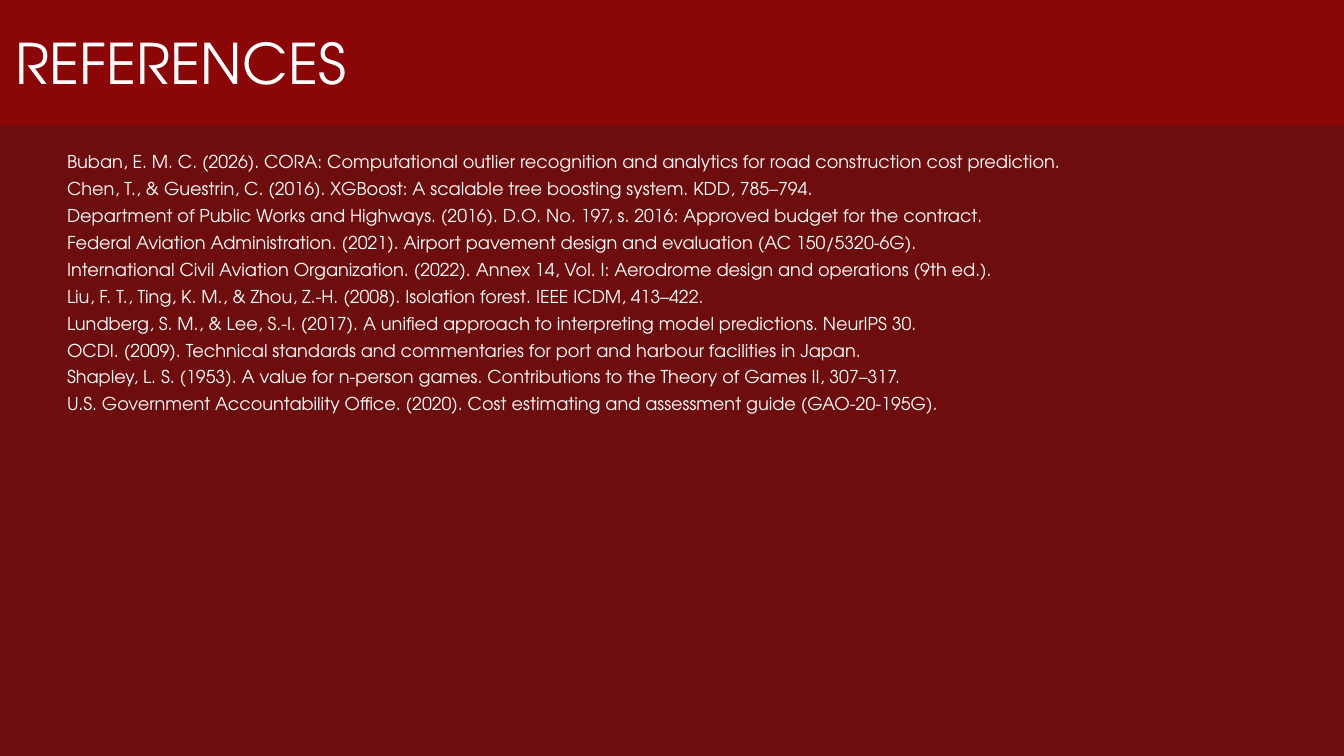
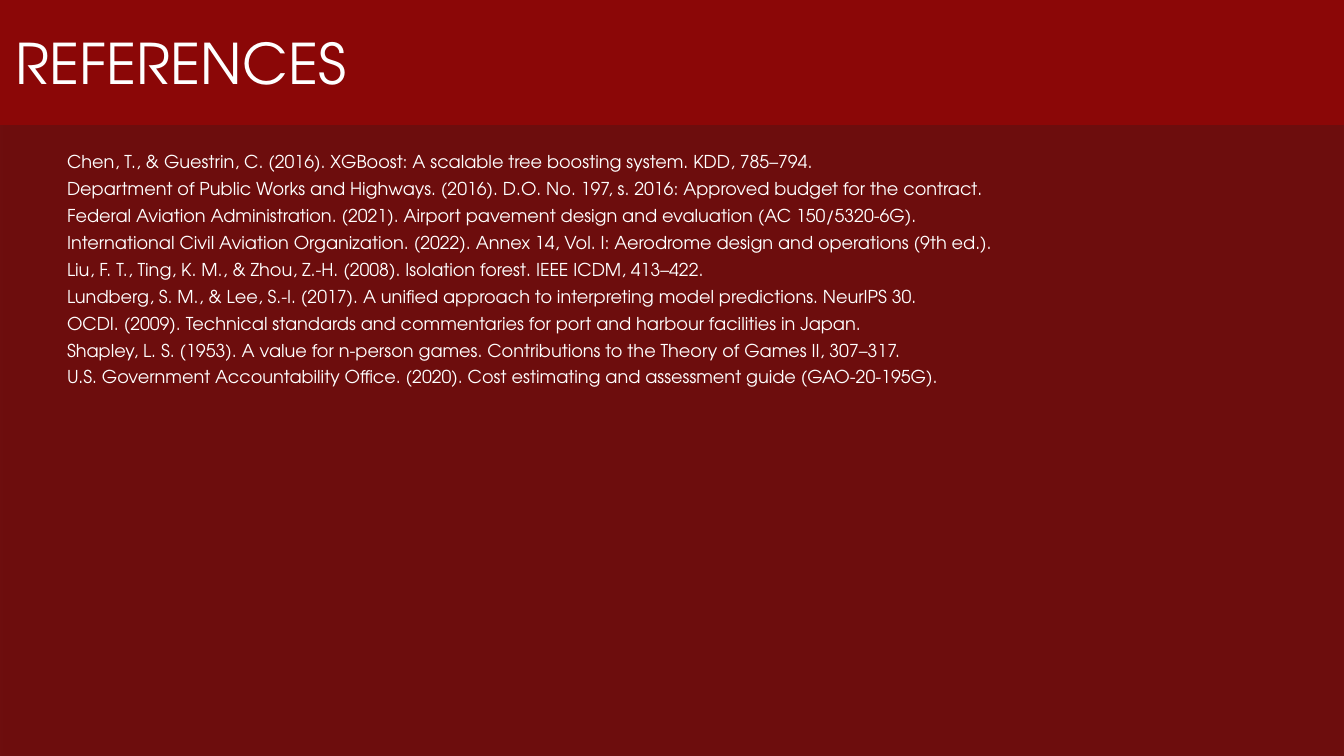
Before and after one commit to pogi6969/BUHAY-AH-A-FIGHT-AGAINTS-CORRUPTION-, a slide deck: slide 30 of docs/downloads/BUHAY-AH-PR2-Full-Research.pptx. Drawn at 1344x756 pixels with LibreOffice and Linux fonts; fonts in the diff are those of the drawing; background and template pictures are left out; a plain dark background stands for a picture behind light text. Boxes give left, top, right and bottom in pixels: in the first picture for what was removed or moved away, otherwise in the second. Text is boxed around its words. In the diff, an @@ line names an element or a change of style, - is before the commit and + after.

```diff
--- a/docs/downloads/BUHAY-AH-PR2-Full-Research.pptx
+++ b/docs/downloads/BUHAY-AH-PR2-Full-Research.pptx
@@ text at <box>67,154,1060,172</box>: paragraph removed @@
-Buban, E. M. C. (2026). CORA: Computational outlier recognition and analytics for road construction cost prediction.
```
Also in this commit, not shown: 3 other slides changed, 14 other files.
